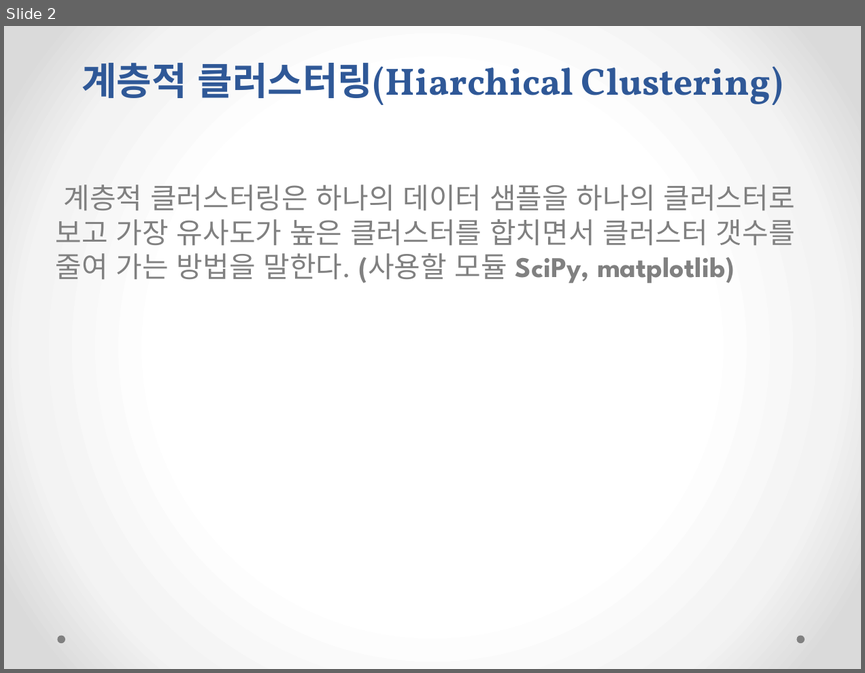
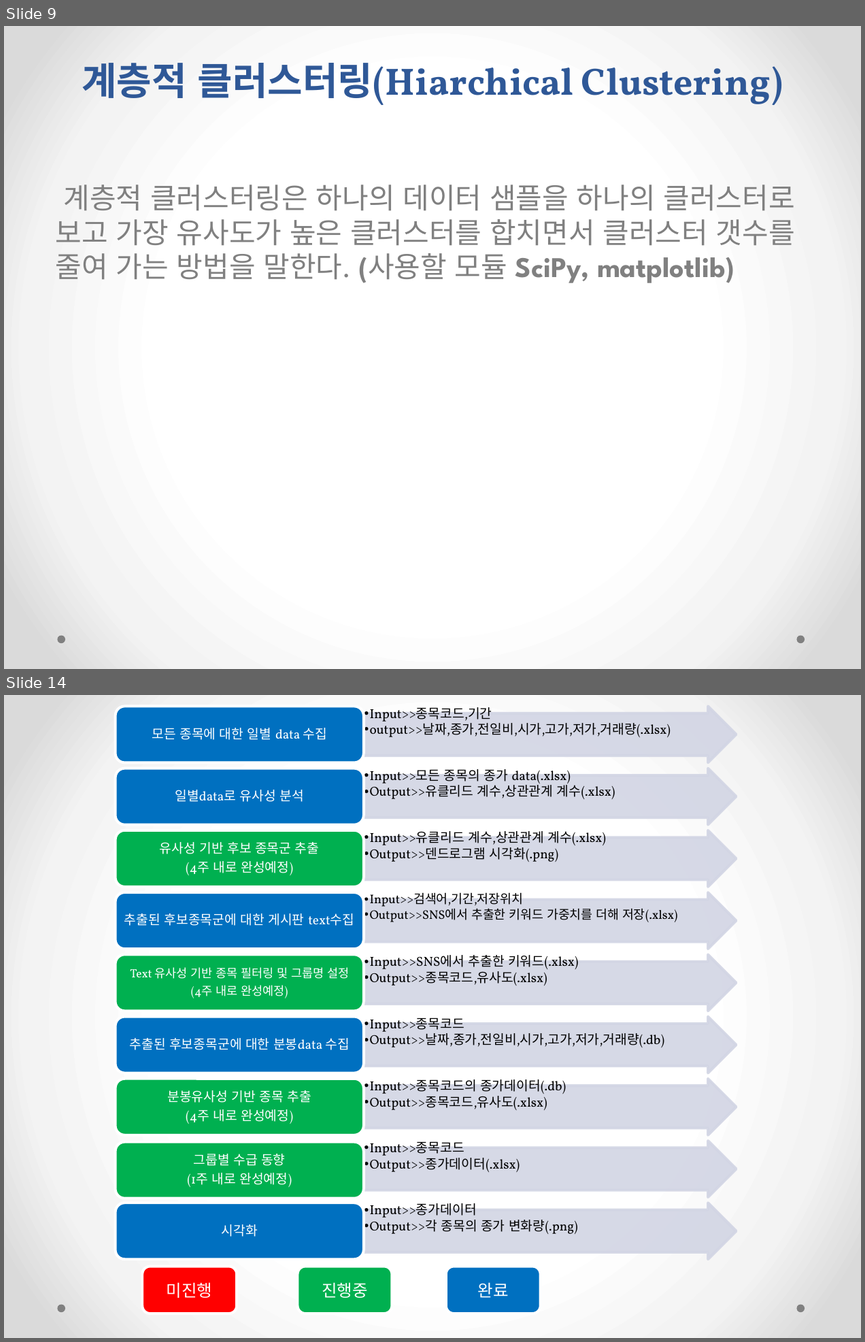
Before and after one commit to HyoDuck/Graduation_Project, a slide deck: pptx_folder/클러스터링.pptx. Shown one above the other, each under a label of ours: slide 2 before the commit, slides 9 and 14 after it; the slides between them are not shown. The pictures are 865x673 and 865x1342 pixels, drawn with LibreOffice and Linux fonts; fonts in the diff are those of the drawing. Boxes give left, top, right and bottom in pixels: in the first picture for what was removed or moved away, otherwise in the second. Text is boxed around its words. In the diff, an @@ line names an element or a change of style, - is before the commit and + after.

Commit message:
클러스터링

```diff
--- a/pptx_folder/클러스터링.pptx
+++ b/pptx_folder/클러스터링.pptx
@@ slide 14 added at [4, 695, 861, 1338], background gradient #FFFFFF to #F4F4F4 to #DADADA; not listed: 2 template elements that a slide beside it also shows @@
@@ group added at [116, 706, 736, 1259]: 18 texts, 9 right arrows, 9 rounded rectangles @@
+  •• Input>>종목코드,기간
+  •• output>>날짜,종가,전일비,시가,고가,저가,거래량(.xlsx)
+모든 종목에 대한 일별 data 수집
+  •• Input>>모든 종목의 종가 data(.xlsx)
+  •• Output>>유클리드 계수,상관관계 계수(.xlsx)
+일별data로 유사성 분석
+  •• Input>>유클리드 계수,상관관계 계수(.xlsx)
+  •• Output>>덴드로그램 시각화(.png)
+유사성 기반 후보 종목군 추출
+(4주 내로 완성예정)
+  •• Input>>검색어,기간,저장위치
+  •• Output>>SNS에서 추출한 키워드 가중치를 더해 저장(.xlsx)
+추출된 후보종목군에 대한 게시판 text수집
+  •• Input>>SNS에서 추출한 키워드(.xlsx)
+  •• Output>>종목코드,유사도(.xlsx)
+Text 유사성 기반 종목 필터링 및 그룹명 설정
+(4주 내로 완성예정)
+  •• Input>>종목코드
+  •• Output>>날짜,종가,전일비,시가,고가,저가,거래량(.db)
+추출된 후보종목군에 대한 분봉data 수집
+  •• Input>>종목코드의 종가데이터(.db)
+  •• Output>>종목코드,유사도(.xlsx)
+분봉유사성 기반 종목 추출
+(4주 내로 완성예정)
+  •• Input>>종목코드
+  •• Output>>종가데이터(.xlsx)
+그룹별 수급 동향
+(1주 내로 완성예정)
+  •• Input>>종가데이터
+  •• Output>>각 종목의 종가 변화량(.png)
+시각화
@@ rounded rectangle added at [142, 1266, 236, 1312], fill #FF0000, outline #FFFFFF 2.25 pt, 14 pt, text #FFFFFF @@
+미진행
@@ rounded rectangle added at [298, 1266, 392, 1312], fill #00B050, outline #FFFFFF 2.25 pt, 14 pt, text #FFFFFF @@
+진행중
@@ rounded rectangle added at [446, 1266, 541, 1312], fill #0070C0, outline #FFFFFF 2.25 pt, 14 pt, text #FFFFFF @@
+완료
@@ what was slide 2 is now slide 9 @@
```
Also in this commit, not shown: 1 slide changed, 3 other slides added.
